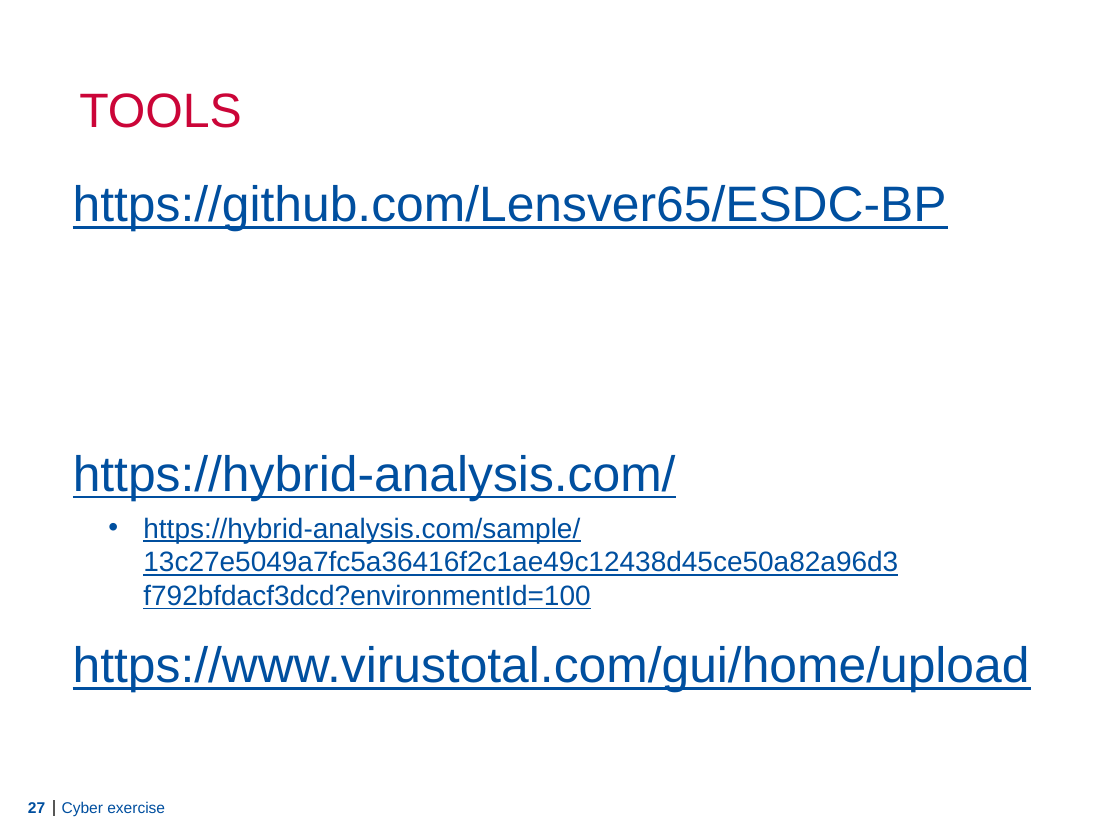
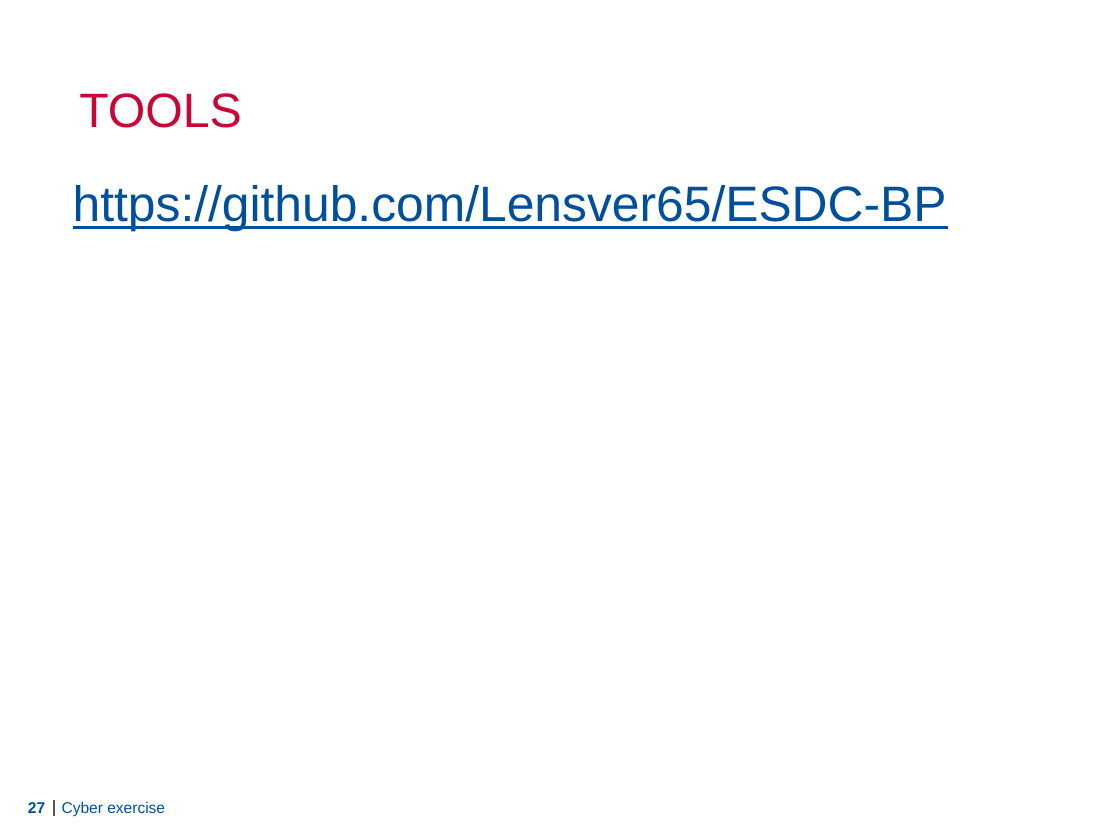
Before and after one commit to Lensver65/ESDC-BP, a slide deck: slide 27 of Cyber exercise.pptx. Drawn at 1120x840 pixels with LibreOffice and Linux fonts; fonts in the diff are those of the drawing; background and template pictures are left out. Boxes give left, top, right and bottom in pixels: in the first picture for what was removed or moved away, otherwise in the second. Text is boxed around its words. In the diff, an @@ line names an element or a change of style, - is before the commit and + after.

```diff
--- a/Cyber exercise.pptx
+++ b/Cyber exercise.pptx
@@ text removed at (x1=73, y1=455, x2=676, y2=502) @@
-https://hybrid-analysis.com/
@@ text removed at (x1=143, y1=517, x2=590, y2=609) @@
-• https://hybrid-analysis.com/sample/13c27e5049a7fc5a36416f2c1ae49c12438d45ce50a82a96d3f792bfdacf3dcd?environmentId=100
@@ text removed at (x1=73, y1=646, x2=1030, y2=693) @@
-https://www.virustotal.com/gui/home/upload
```
Also in this commit, not shown: 10 slides added, 2 slides removed, 2 other files.
